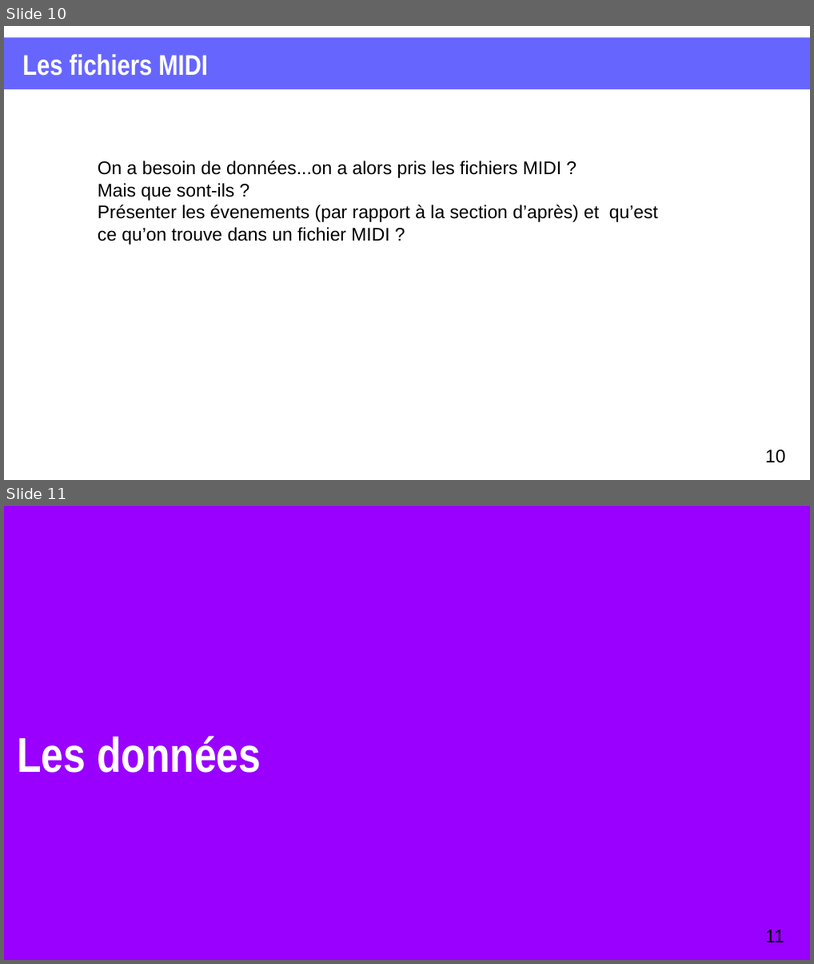
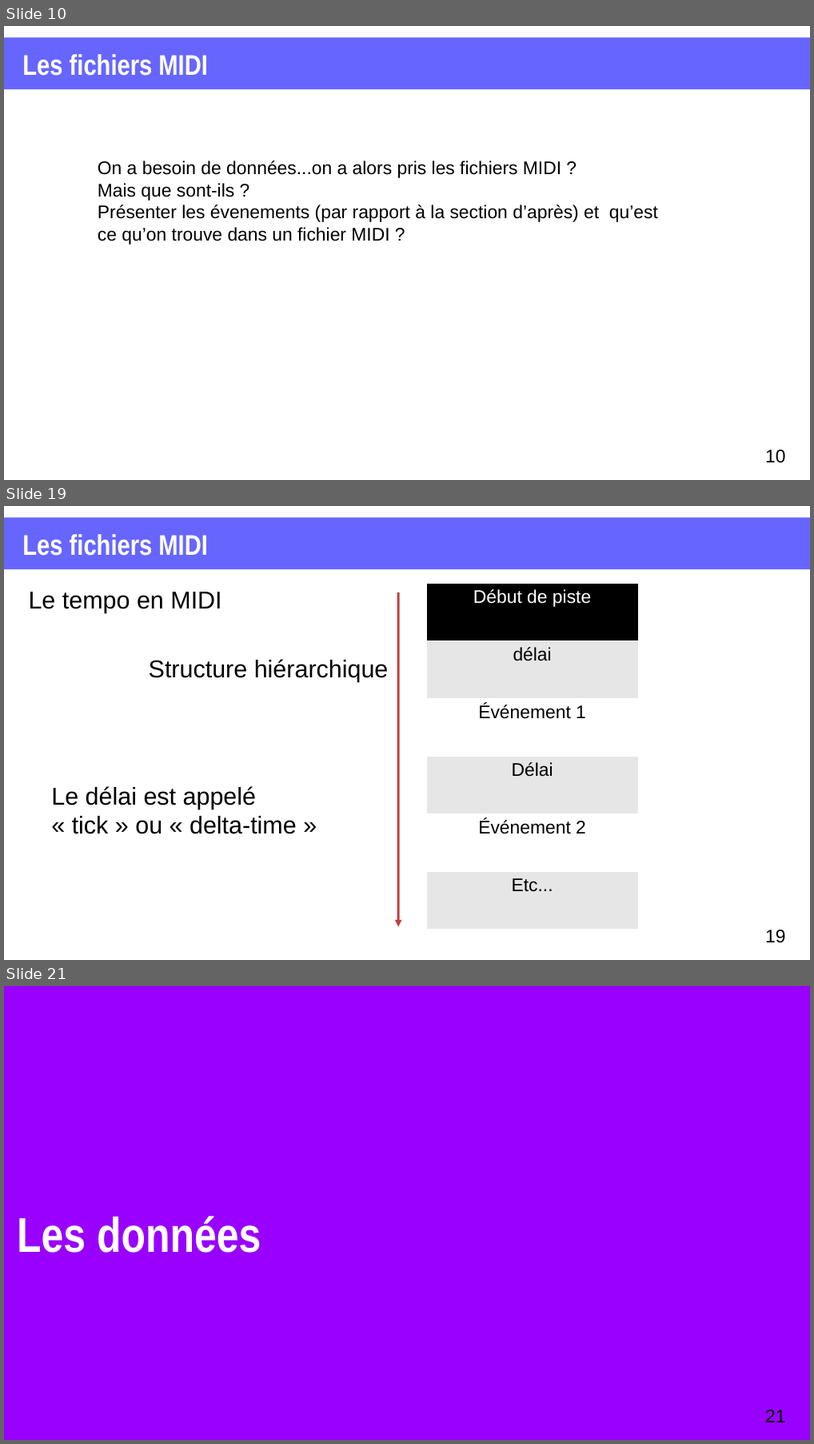
Before and after one commit to XgLsuLzRMy/Composition-Musicale-par-Reseau-de-Neurones, a slide deck: projet.odp. Shown one above the other, each under a label of ours: slides 10 and 11 before the commit, slides 10, 19 and 21 after it; the slides between them are not shown. The pictures are 814x964 and 814x1444 pixels, drawn with LibreOffice and Linux fonts; fonts in the diff are those of the drawing. Boxes give left, top, right and bottom in pixels: in the first picture for what was removed or moved away, otherwise in the second. Text is boxed around its words. In the diff, an @@ line names an element or a change of style, - is before the commit and + after.

Commit message:
partie midi

```diff
--- a/projet.odp
+++ b/projet.odp
@@ slide 19 added at (4, 506, 810, 960), background #FFFFFF @@
@@ rectangle added at (4, 518, 810, 570), fill #6666FF @@
@@ title added at (22, 534, 207, 556), 28 pt, text #FFFFFF, bold @@
+Les fichiers MIDI
@@ text added at (29, 592, 222, 613), 24 pt, text #000000 @@
+Le tempo en MIDI
@@ arrow added from (398, 592) to (398, 927), #BE3F3F 2.3 pt @@
@@ table added at (427, 583, 639, 928), 6 rows, 1 columns @@
+Début de piste
+délai
+Événement 1
+Délai
+Événement 2
+Etc...
@@ text added at (149, 659, 389, 682), 24 pt, text #000000 @@
+Structure hiérarchique
@@ text added at (51, 786, 297, 834), 24 pt, text #000000 @@
+Le délai est appelé « tick » ou « delta-time »
@@ page number added at (766, 929, 786, 943), 18 pt, text #000000 @@
+19
@@ what was slide 11 is now slide 21 @@
@@ page number at (766, 1409, 786, 1422): text changed @@
-11
+21
```
Also in this commit, not shown: 2 slides changed, 9 other slides added, 1 other file.
